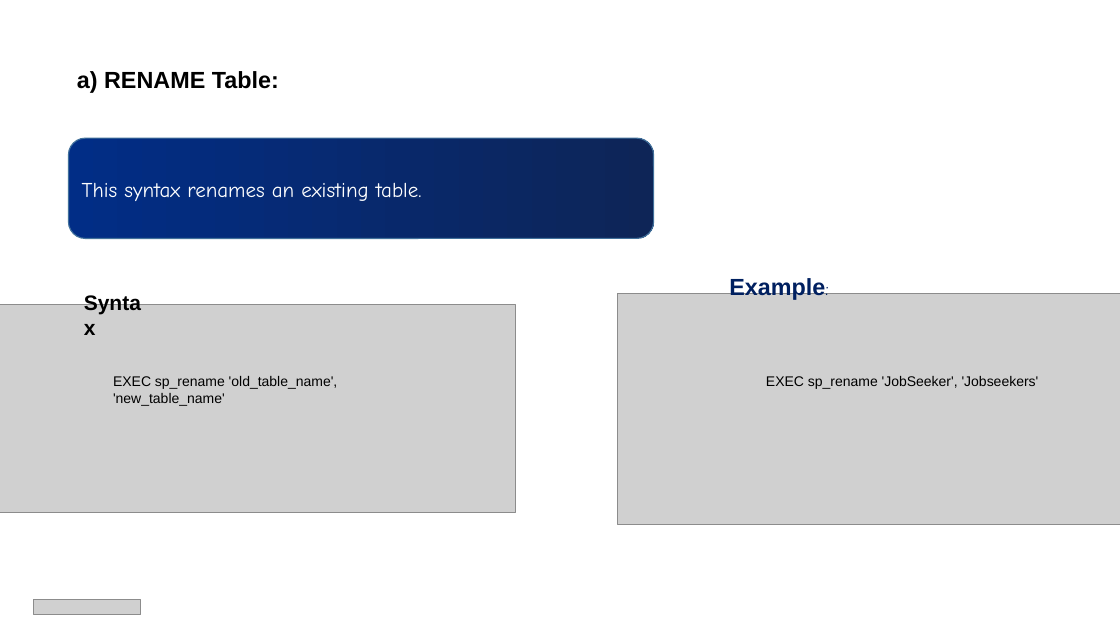
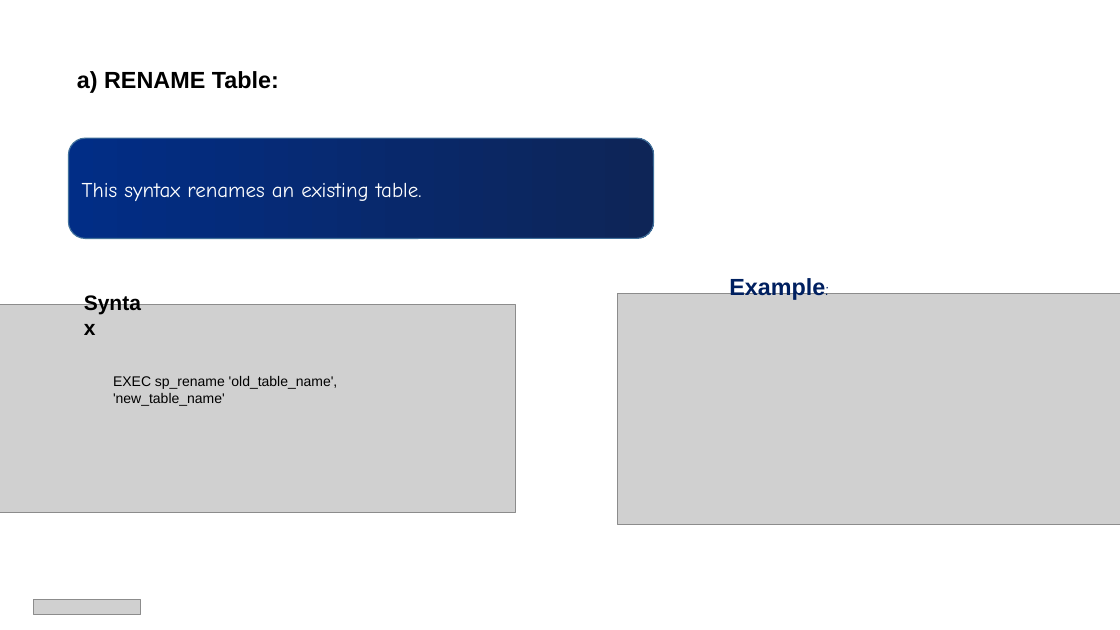
Before and after one commit to RaziyaShajeer/-ASP-Net-Core-.NetCore-SM-03, a slide deck: slide 11 of ASP.NetCore/Chapter 5/Presentation/DDL.pptx. Drawn at 1120x630 pixels with LibreOffice and Linux fonts; fonts in the diff are those of the drawing; grey boxes stand for pictures. Boxes give left, top, right and bottom in pixels: in the first picture for what was removed or moved away, otherwise in the second. Text is boxed around its words. In the diff, an @@ line names an element or a change of style, - is before the commit and + after.

```diff
--- a/ASP.NetCore/Chapter 5/Presentation/DDL.pptx
+++ b/ASP.NetCore/Chapter 5/Presentation/DDL.pptx
@@ text removed at bbox=[766, 376, 1039, 389] @@
-EXEC sp_rename 'JobSeeker', 'Jobseekers'
```
Also in this commit, not shown: 1 other slide changed, 11 other files.
